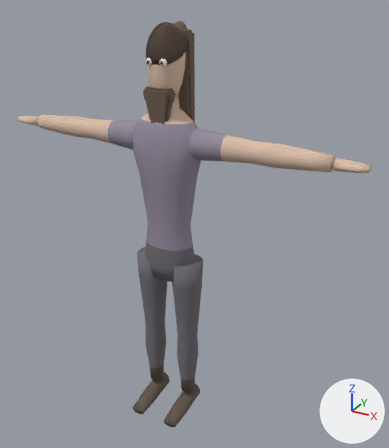
Before and after pictures for a commit that changed the glTF model game/assets/people/alexandria-m.glb.
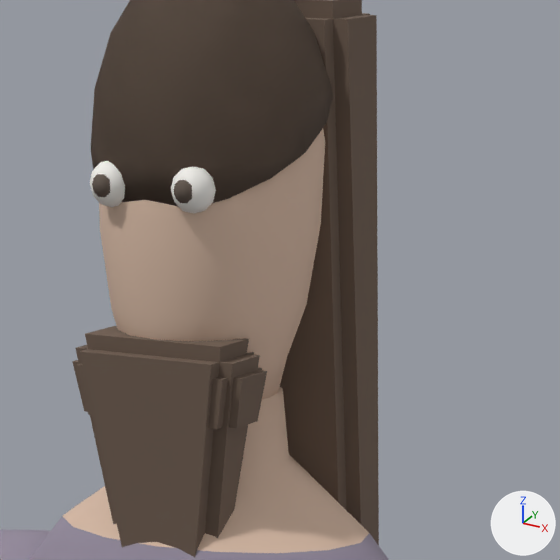
Each version appears first whole from a 50 mm lens placed at (1.542, -2.491, 2.59), pointed at (0.113, 0.108, 1.291), and next in a close-up on the part from 34% to 58% of the width and 7% to 28% of the height. The axes (+X, +Y, +Z) are drawn at lower right. The lights are the same throughout. The first two pictures are the older version.

Objects in the first close-up: 'Arm_r', 'Beard_full', 'Beard_short', 'Body', 'Eye_l', 'Eye_r', 'Hair_crop_cap', 'Hair_knot_cap', 'Hair_long_cap', 'Hair_long_fall', 'Head' and 3 more.
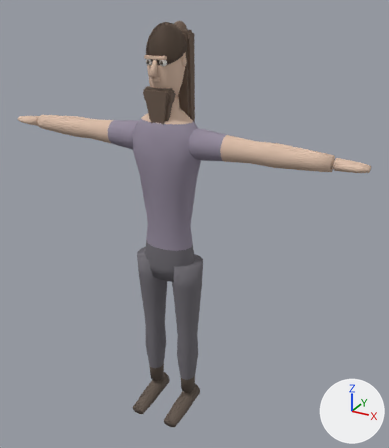
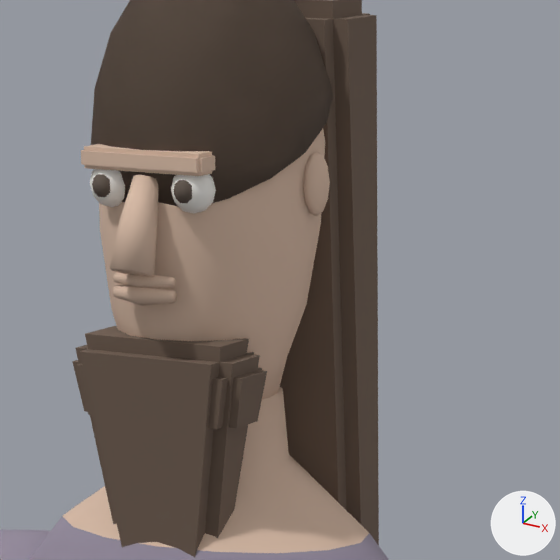
Boxes (x1, y1, x2, y2) around the edits, measured in the close-ups (560 x 560 px):
'Face_nose', added (beige): after (110, 175, 158, 277)
'Face_brow', added (beige): after (81, 144, 215, 176)
'Face_ear_l', added (beige): after (303, 152, 330, 216)
'Face_lip_lower', added (beige): after (112, 285, 176, 306)
'Face_lip_upper', added (beige): after (113, 273, 176, 288)
'Hair_braid_cap', unchanged, uncovered by the edit: before (306, 35, 322, 85); after (91, 0, 333, 207)
'Hair_long_cap', unchanged, covered by the edit: before (91, 0, 333, 207)
'Hair_crop_cap', unchanged, covered by the edit: before (91, 0, 332, 199)

The edits, one by one:
Mesh me_face_nose is new.
It has 24 vertices, 44 faces and spans x -0.02..0.02, y -0.145..-0.087, z 2.1677..2.2535.
It uses material mat_skin (beige #ddbfaa).
Mesh me_face_lip_upper is new.
It has 24 vertices, 44 faces and spans x -0.0304..0.0304, y -0.118..-0.1019, z 2.1578..2.1718.
It uses material mat_skin (beige #ddbfaa).
Mesh me_face_lip_lower is new.
It has 24 vertices, 44 faces and spans x -0.0306..0.0306, y -0.12..-0.1007, z 2.1438..2.1618.
It uses material mat_skin (beige #ddbfaa).
Mesh me_face_ear_l is new.
It is a UV sphere (10 segments, 6 rings, poles along z) spanning x 0.0937..0.1083, y -0.0013..0.0383, z 2.2105..2.2655.
It uses material mat_skin (beige #ddbfaa).
Mesh me_face_brow is new.
It has 32 vertices, 60 faces and spans x -0.0614..0.0614, y -0.11..-0.082, z 2.2552..2.2732.
It uses material mat_skin (beige #ddbfaa).
Object 'Face_nose' (ob_face_nose) is new; it shows me_face_nose.
Its location is (0.0, 0.0, 0.0).
Object 'Face_lip_upper' (ob_face_lip_upper) is new; it shows me_face_lip_upper.
Its location is (0.0, 0.0, 0.0).
Object 'Face_lip_lower' (ob_face_lip_lower) is new; it shows me_face_lip_lower.
Its location is (0.0, 0.0, 0.0).
Object 'Face_ear_l' (ob_face_ear_l) is new; it shows me_face_ear_l.
Its location is (0.0, 0.0, 0.0).
Object 'Face_brow' (ob_face_brow) is new; it shows me_face_brow.
Its location is (0.0, 0.0, 0.0).
